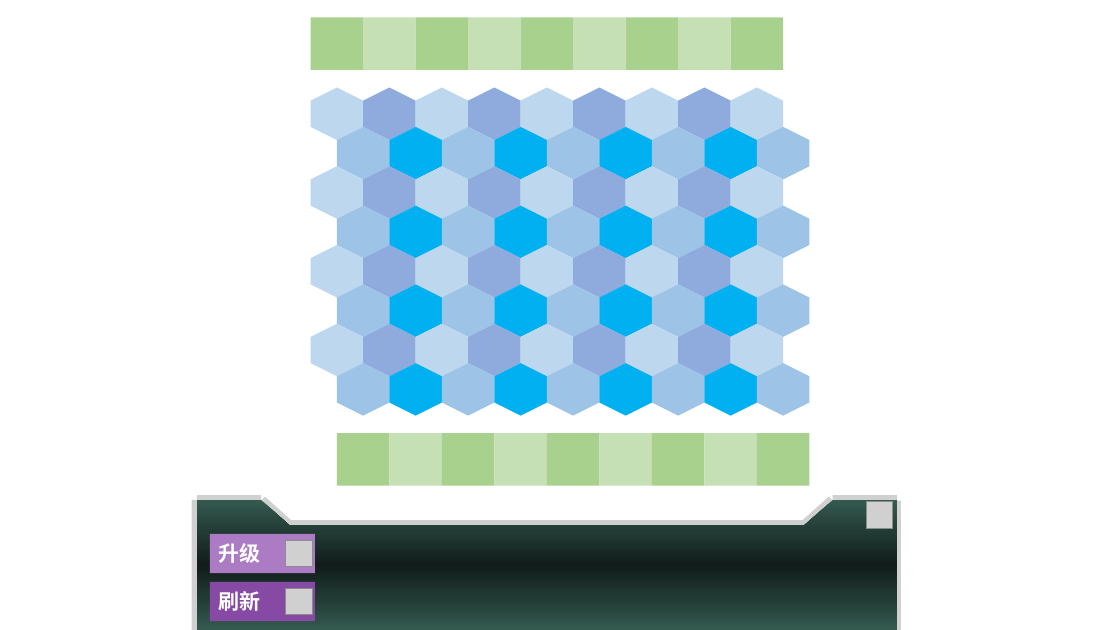
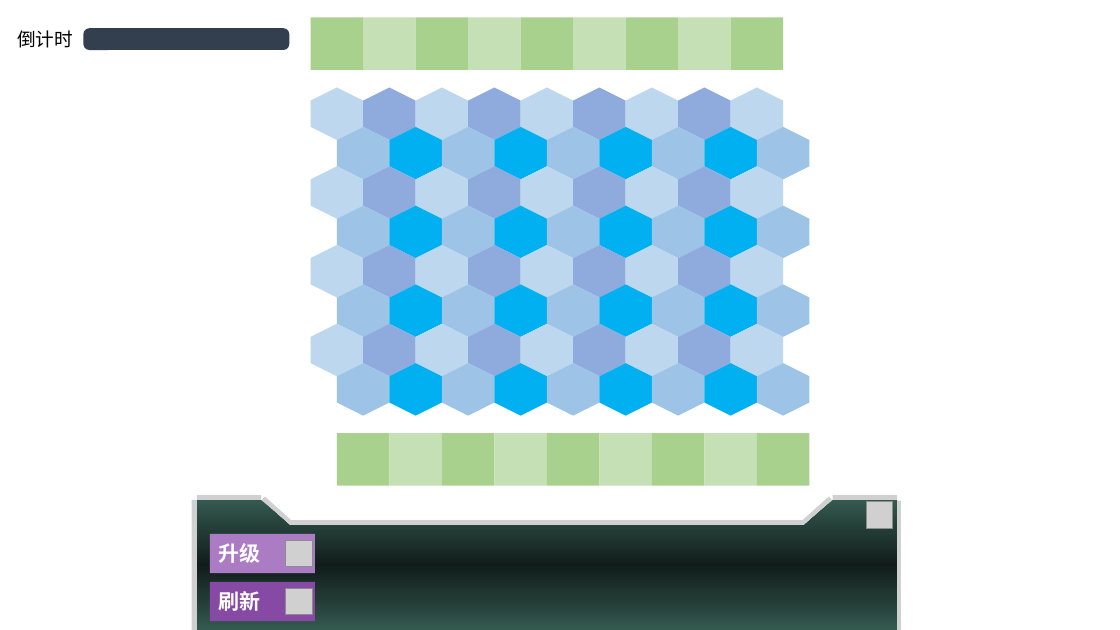
Before and after one commit to MinmusLin/Teamfight_Tactics, a slide deck: slide 4 of Resources/Canvas.pptx. Drawn at 1120x630 pixels with LibreOffice and Linux fonts; fonts in the diff are those of the drawing; grey boxes stand for pictures; background and template pictures are left out. Boxes give left, top, right and bottom in pixels: in the first picture for what was removed or moved away, otherwise in the second. Text is boxed around its words. In the diff, an @@ line names an element or a change of style, - is before the commit and + after.

```diff
--- a/Resources/Canvas.pptx
+++ b/Resources/Canvas.pptx
@@ rounded rectangle added at <box>83,29,289,50</box>, fill #333F50 @@
@@ text added at <box>17,30,73,48</box>, 16 pt, text #000000 @@
+倒计时
```
Also in this commit, not shown: 1 slide added, 7 other files.
